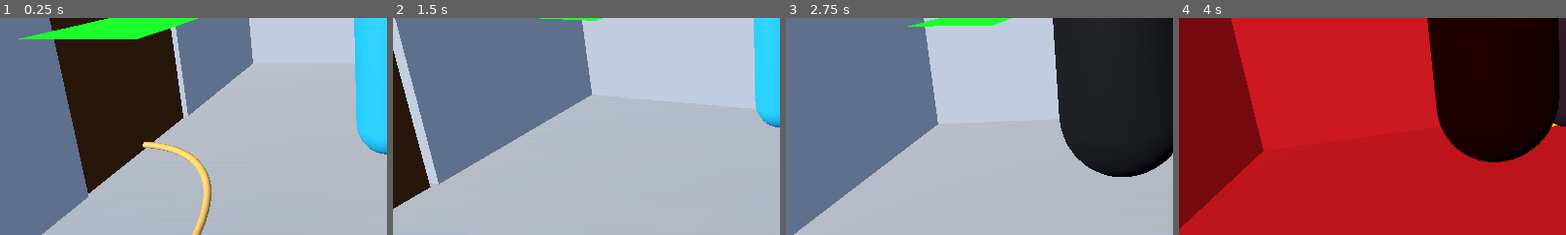
Above: before the commit, frames 1-4 (left to right).
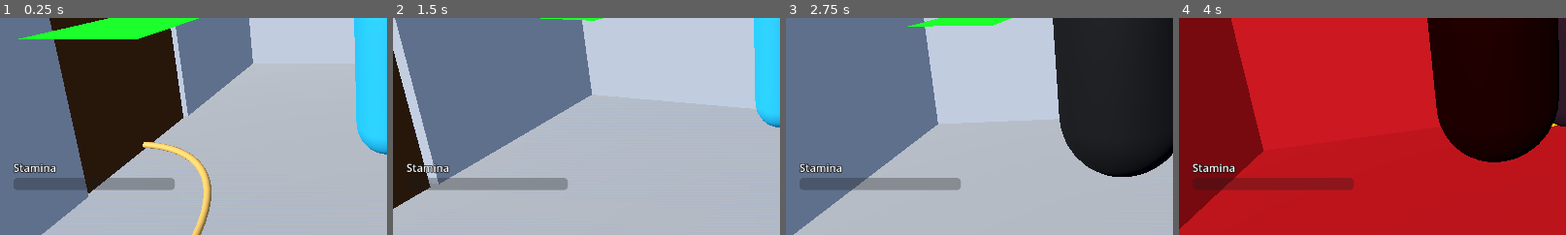
Above: after the commit, the same moments.

Repository: evanqjones/Comp440Project3
Game: Godot game, scene res://scenes/school_blockout_preview.tscn
The game is run twice, just before and just after one commit, with the same random seed, the same clock (stepped at 60 frames per second) and the same inputs.
Inputs (mouse positions are % of the whole screen's width and height, from its top left):
- Up to frame 1 (0.25 s): no input
- Up to frame 2 (1.5 s): tap Enter at 0.5 s; move the mouse to (55, 50) at 0.52 s; hold W from 0.53 s (still down); tap E at 0.6 s; move the mouse to (45, 50) at 1.27 s; tap Ctrl at 1.35 s
- Up to frame 3 (2.75 s): keep holding W; move the mouse to (52, 48) at 2.02 s; hold Shift from 2.03 s (still down)
- Up to frame 4 (4 s): keep holding W; move the mouse to (49, 52) at 2.77 s; release Shift at 2.78 s; tap Z at 2.85 s; move the mouse to (57, 51) at 3.52 s; tap M at 3.6 s
The pictures show only the part of the screen within x 0-50%, y 50-100%; the shares and areas given below are measured in that part.

The runs differ from the first frame. In frame 1, 2.5% of the frame differs, in the area x 3-46%, y 66-80%; in frame 2, 2.4%; in frame 3, 2.7%; in frame 4, 2.8%.
Error in both runs: Invalid assignment of property or key 'visible' with value of type 'bool' on a base object of type 'Nil'. (res://scenes/school_blockout_preview.gd:141)

Commit message:
Add Player stamina HUD layout

Diff:
--- a/scenes/player_placeholder.tscn
+++ b/scenes/player_placeholder.tscn
@@ -1,6 +1,7 @@
-[gd_scene load_steps=5 format=3]
+[gd_scene load_steps=6 format=3]
 
 [ext_resource type="Script" path="res://scenes/player_placeholder.gd" id="1_controller"]
+[ext_resource type="PackedScene" path="res://scenes/player_stamina_hud.tscn" id="2_stamina_hud"]
 
 [sub_resource type="CapsuleShape3D" id="CapsuleShape3D_player"]
 radius = 0.3
@@ -60,3 +61,5 @@
 theme_override_constants/outline_size = 4
 text = "E - Interact"
 horizontal_alignment = 1
+
+[node name="StaminaHUD" parent="." instance=ExtResource("2_stamina_hud")]
--- /dev/null
+++ b/scenes/player_stamina_hud.tscn
@@ -0,0 +1,34 @@
+[gd_scene format=3]
+
+[node name="PlayerStaminaHUD" type="CanvasLayer"]
+
+[node name="Stamina" type="VBoxContainer" parent="."]
+offset_left = 20.0
+offset_top = -112.0
+offset_right = 260.0
+offset_bottom = -20.0
+anchor_top = 1.0
+anchor_bottom = 1.0
+grow_vertical = 0
+mouse_filter = 2
+theme_override_constants/separation = 4
+
+[node name="Value" type="Label" parent="Stamina"]
+layout_mode = 2
+mouse_filter = 2
+theme_override_colors/font_outline_color = Color(0, 0, 0, 1)
+theme_override_constants/outline_size = 4
+text = "Stamina"
+
+[node name="Bar" type="ProgressBar" parent="Stamina"]
+custom_minimum_size = Vector2(240, 18)
+layout_mode = 2
+mouse_filter = 2
+step = 0.0
+show_percentage = false
+
+[node name="Status" type="Label" parent="Stamina"]
+layout_mode = 2
+mouse_filter = 2
+theme_override_colors/font_outline_color = Color(0, 0, 0, 1)
+theme_override_constants/outline_size = 4
